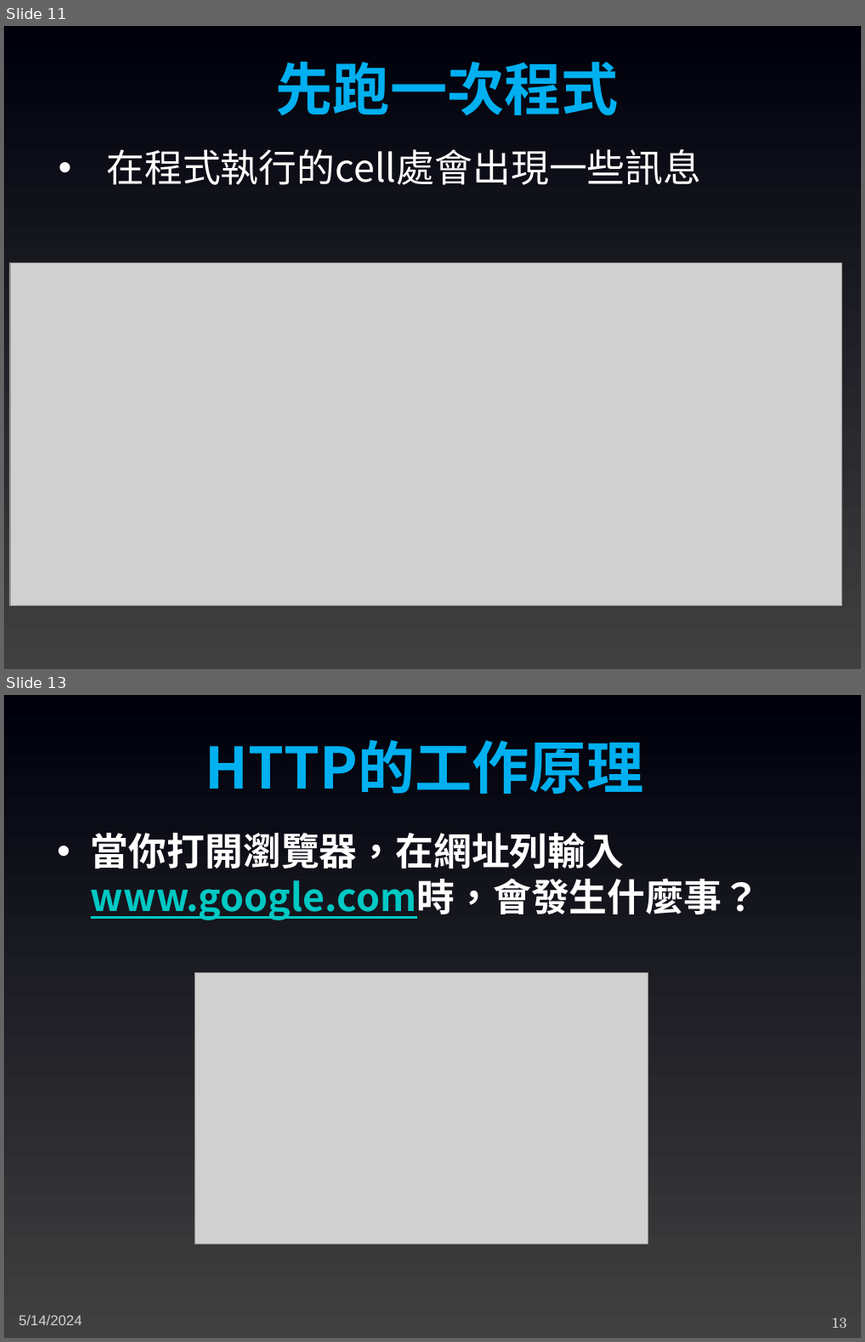
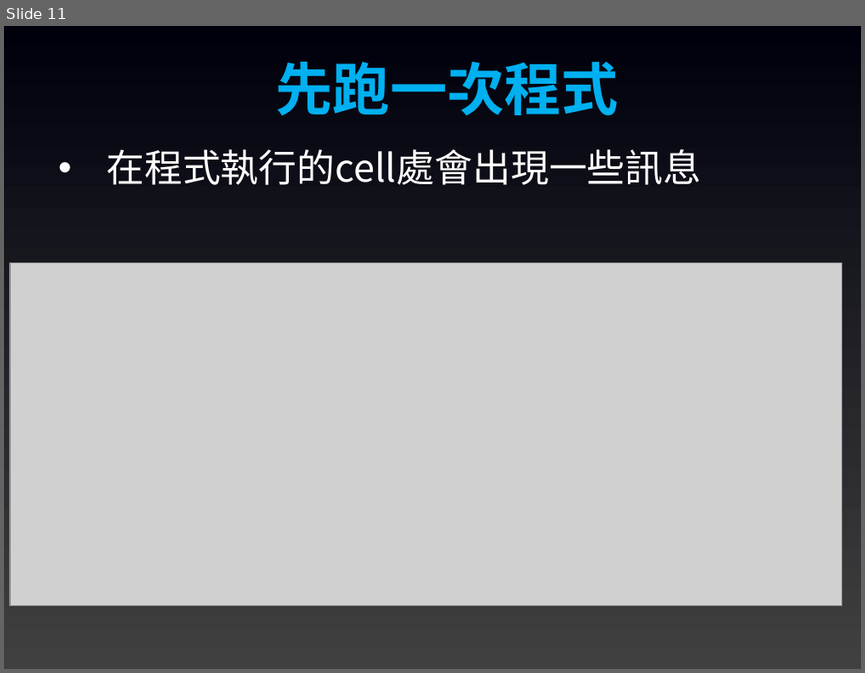
Before and after one commit to joshhu/sculinebot2024, a slide deck: Slides/05. 基礎觀念及知識.pptx. Shown one above the other, each under a label of ours: slides 11 and 13 before the commit, slide 11 after it; the slides between them are not shown. The pictures are 865x1342 and 865x673 pixels, drawn with LibreOffice and Linux fonts; fonts in the diff are those of the drawing; grey boxes stand for pictures. Boxes give left, top, right and bottom in pixels: in the first picture for what was removed or moved away, otherwise in the second. Text is boxed around its words. In the diff, an @@ line names an element or a change of style, - is before the commit and + after.

```diff
--- a/Slides/05. 基礎觀念及知識.pptx
+++ b/Slides/05. 基礎觀念及知識.pptx
@@ slide 13 removed at bbox=[4, 695, 861, 1338], background gradient #404040 to #00000C @@
@@ text removed at bbox=[205, 740, 644, 794] @@
-HTTP的工作原理
@@ text removed at bbox=[91, 833, 760, 920] @@
-• 當你打開瀏覽器，在網址列輸入www.google.com時，會發生什麼事？
@@ picture removed at bbox=[195, 973, 648, 1244] @@
@@ text removed at bbox=[18, 1315, 82, 1325] @@
-5/14/2024
@@ page number removed at bbox=[831, 1317, 847, 1327] @@
-13
```
Also in this commit, not shown: 7 slides changed, 14 slides added, 19 other slides removed, 4 other files.
